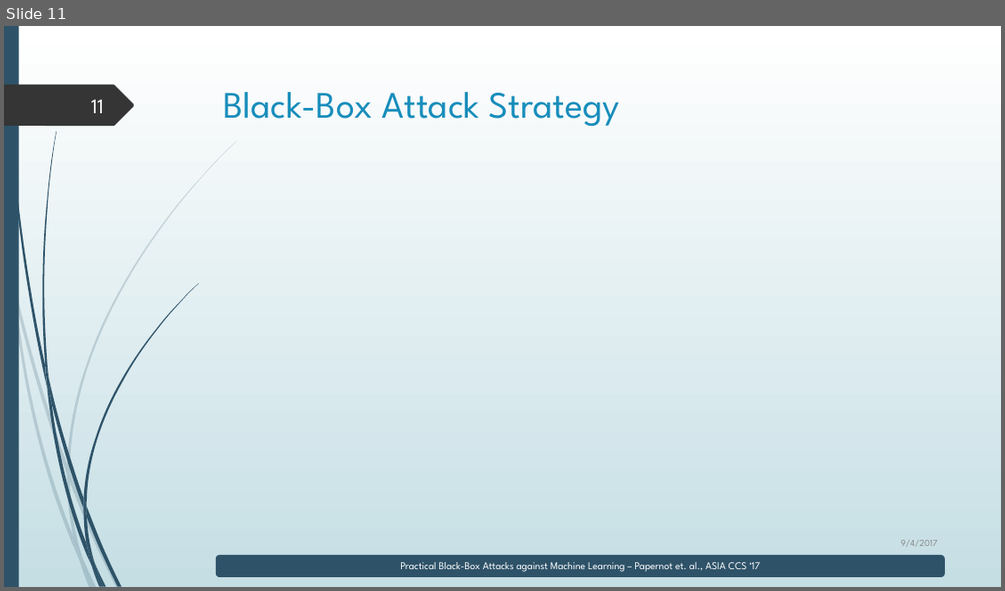
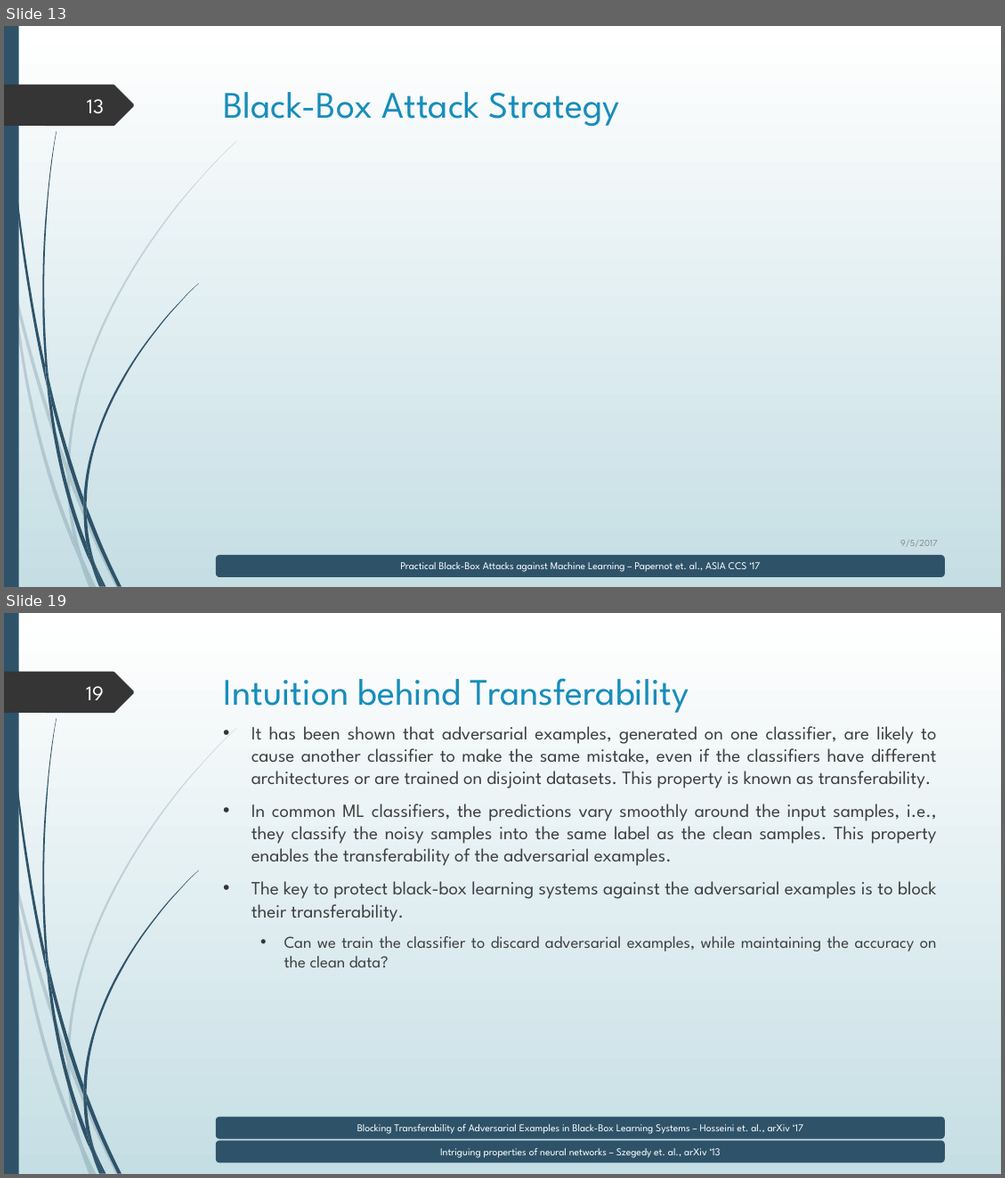
Before and after one commit to manaaralam/ntu-internship, a slide deck: Presentations/starting_work.pptx. Shown one above the other, each under a label of ours: slide 11 before the commit, slides 13 and 19 after it; the slides between them are not shown. The pictures are 1005x591 and 1005x1178 pixels, drawn with LibreOffice and Linux fonts; fonts in the diff are those of the drawing; grey boxes stand for pictures. Boxes give left, top, right and bottom in pixels: in the first picture for what was removed or moved away, otherwise in the second. Text is boxed around its words. In the diff, an @@ line names an element or a change of style, - is before the commit and + after.

```diff
--- a/Presentations/starting_work.pptx
+++ b/Presentations/starting_work.pptx
@@ slide 19 added at [4, 613, 1001, 1174], background gradient #FFFFFF to #C5DEE5; not listed: 24 template elements that a slide beside it also shows @@
@@ page number added at [86, 686, 104, 700], 20 pt, text #FEFFFF @@
+19
@@ title added at [224, 678, 689, 713], 36 pt, text #178DBB @@
+Intuition behind Transferability
@@ text added at [251, 726, 937, 967], 18 pt, text #404040 @@
+• It has been shown that adversarial examples, generated on one classifier, are likely to cause another classifier to make the same mistake, even if the classifiers have different architectures or are trained on disjoint datasets. This property is known as transferability.
+• In common ML classifiers, the predictions vary smoothly around the input samples, i.e., they classify the noisy samples into the same label as the clean samples. This property enables the transferability of the adversarial examples.
+• The key to protect black-box learning systems against the adversarial examples is to block their transferability.
+  • Can we train the classifier to discard adversarial examples, while maintaining the accuracy on the clean data?
@@ rounded rectangle added at [216, 1116, 945, 1139], fill #2E5369, 10 pt, text #FFFFFF @@
+Blocking Transferability of Adversarial Examples in Black-Box Learning Systems – Hosseini et. al., arXiv ‘17
@@ rounded rectangle added at [216, 1140, 945, 1163], fill #2E5369, 10 pt, text #FFFFFF @@
+Intriguing properties of neural networks – Szegedy et. al., arXiv ‘13
@@ what was slide 11 is now slide 13 @@
@@ page number at [87, 99, 104, 114]: text changed @@
-11
+13
```
Also in this commit, not shown: 9 other slides changed, 11 other slides added, 3 other files.
